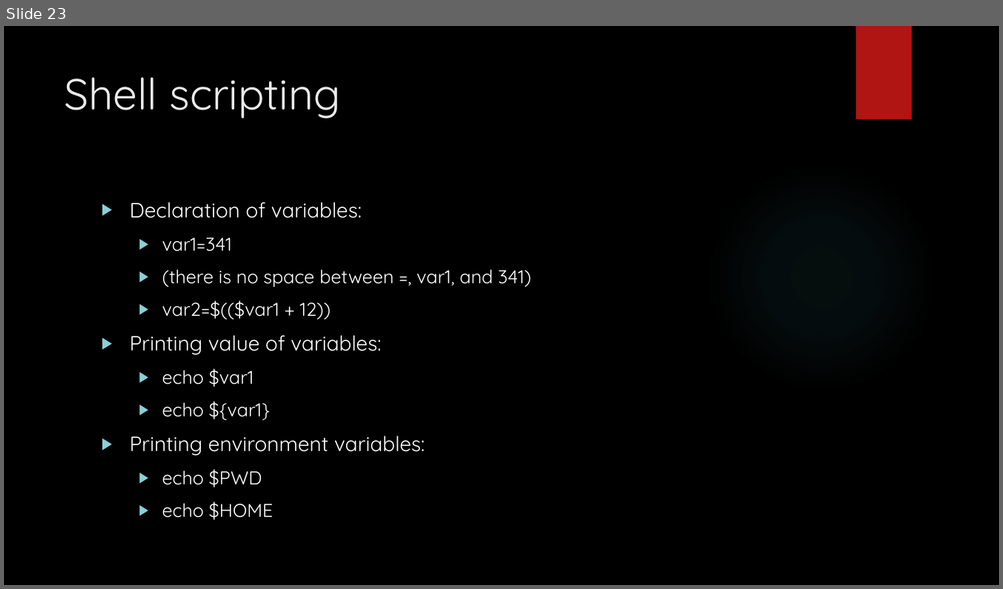
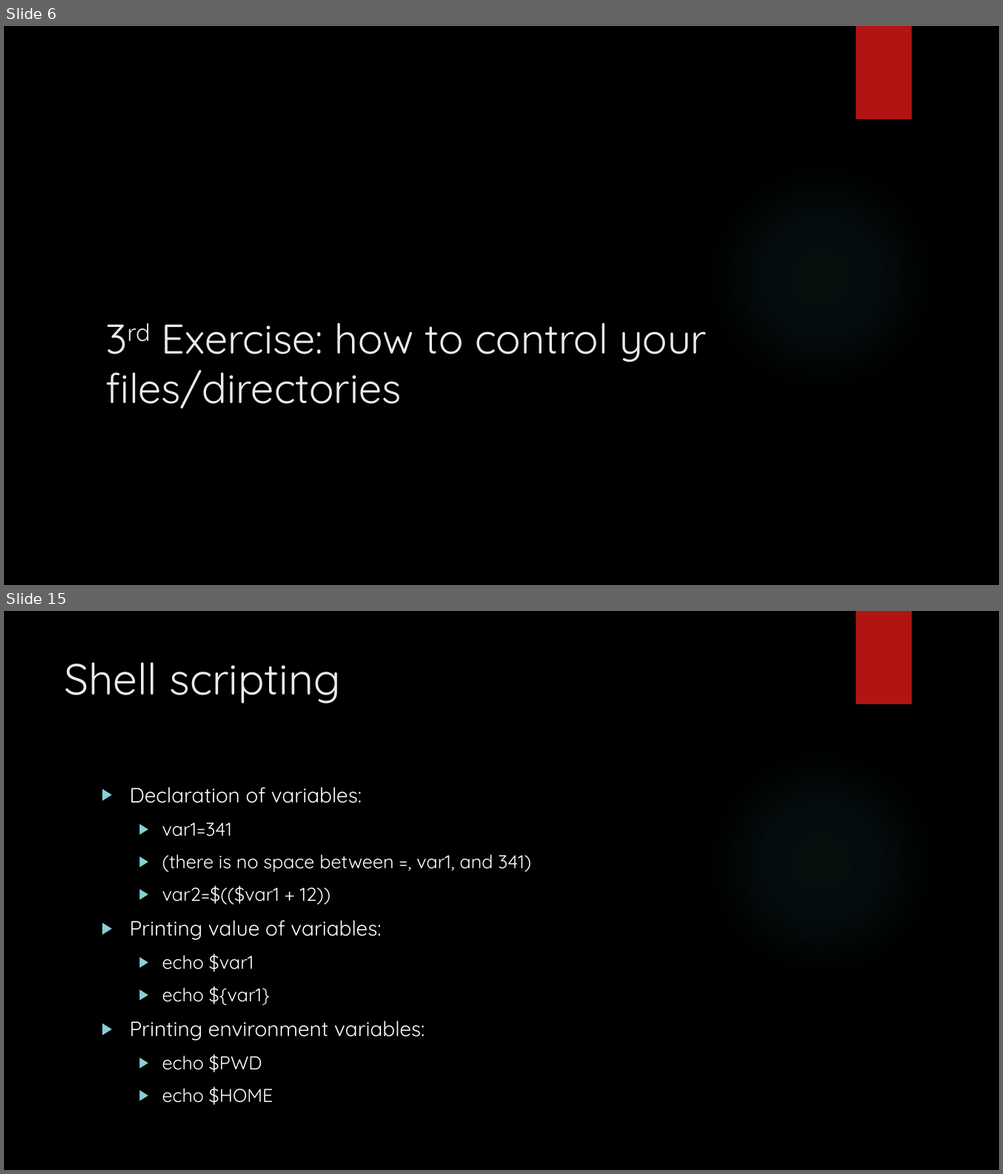
Before and after one commit to sysmedicine/KCLModule2_2021, a slide deck: Slides/IntroToLinux_Day2.pptx. Shown one above the other, each under a label of ours: slide 23 before the commit, slides 6 and 15 after it; the slides between them are not shown. The pictures are 1003x589 and 1003x1174 pixels, drawn with LibreOffice and Linux fonts; fonts in the diff are those of the drawing; background and template pictures are left out. Boxes give left, top, right and bottom in pixels: in the first picture for what was removed or moved away, otherwise in the second. Text is boxed around its words. In the diff, an @@ line names an element or a change of style, - is before the commit and + after.

```diff
--- a/Slides/IntroToLinux_Day2.pptx
+++ b/Slides/IntroToLinux_Day2.pptx
@@ slide 6 added at bbox=[4, 26, 999, 585], background picture (left out); not listed: 2 template elements that a slide beside it also shows @@
@@ title added at bbox=[105, 323, 706, 409], 40 pt, text #EBEBEB @@
+3rd Exercise: how to control your files/directories
@@ what was slide 23 is now slide 15 @@
```
Also in this commit, not shown: 4 slides changed, 10 other slides added, 19 slides removed, 1 other file.
